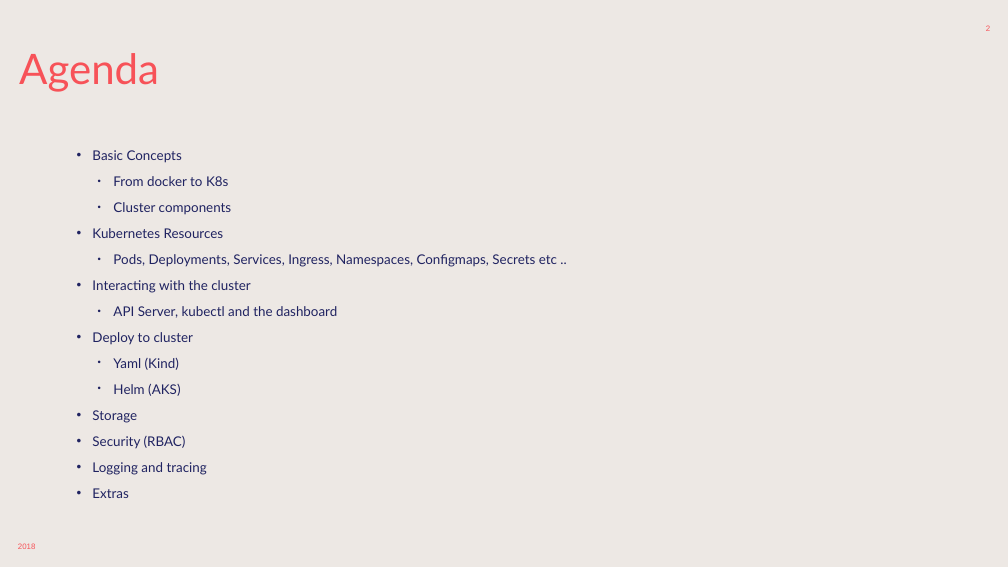
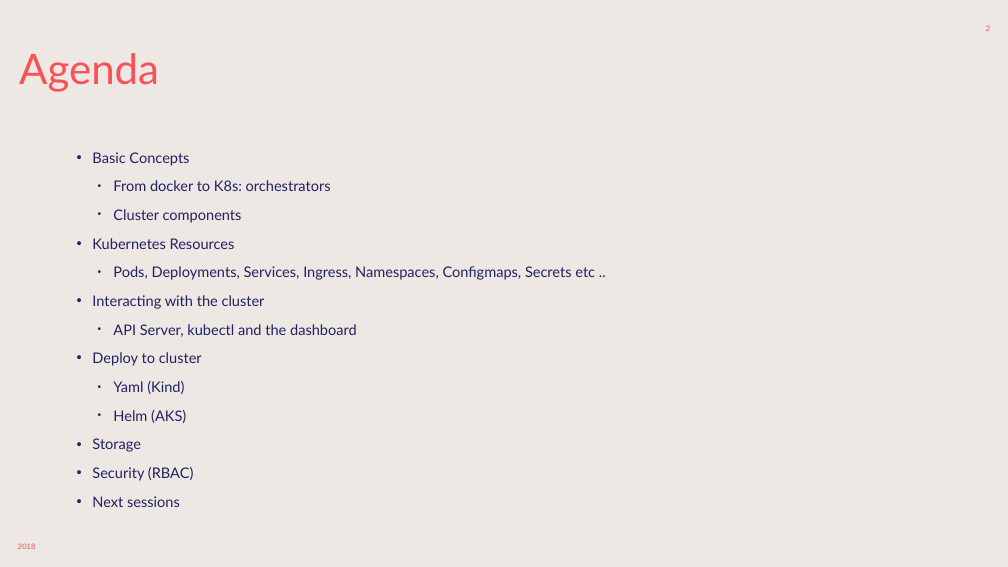
Before and after one commit to sabbadino/deltatre-community-meetups-session-3, a slide deck: slide 2 of K8s-basic.pptx. Drawn at 1008x567 pixels with LibreOffice and Linux fonts; fonts in the diff are those of the drawing; background and template pictures are left out. Boxes give left, top, right and bottom in pixels: in the first picture for what was removed or moved away, otherwise in the second. Text is boxed around its words. In the diff, an @@ line names an element or a change of style, - is before the commit and + after.

```diff
--- a/K8s-basic.pptx
+++ b/K8s-basic.pptx
@@ text at [92,152,595,481]: size 25.5 to 27.8 pt in "Basic Concepts", "Cluster components", "Kubernetes Resources", "Pods, Deployments, Services, Ingress, Namespaces, Configmaps ..." and 7 more places; line spacing 0.7 to 0.8 @@
@@ text at [113,180,331,191]: text changed; size 25.5 to 27.8 pt @@
-  • From docker to K8s
+  • From docker to K8s: orchestrators
@@ text at [92,496,180,507]: text changed; size 25.5 to 27.8 pt @@
-• Logging and tracing
-• Extras
+• Next sessions
```
Also in this commit, not shown: 7 other slides changed, 1 other file.
